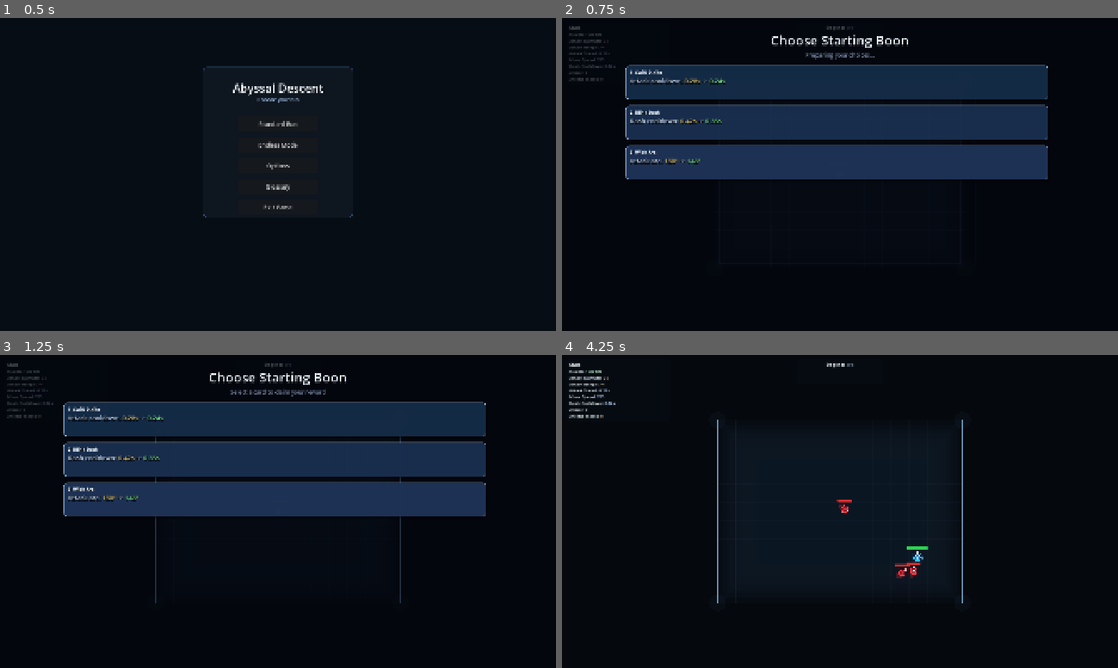
Above: before the commit, frames 1-4 (two rows, left to right).
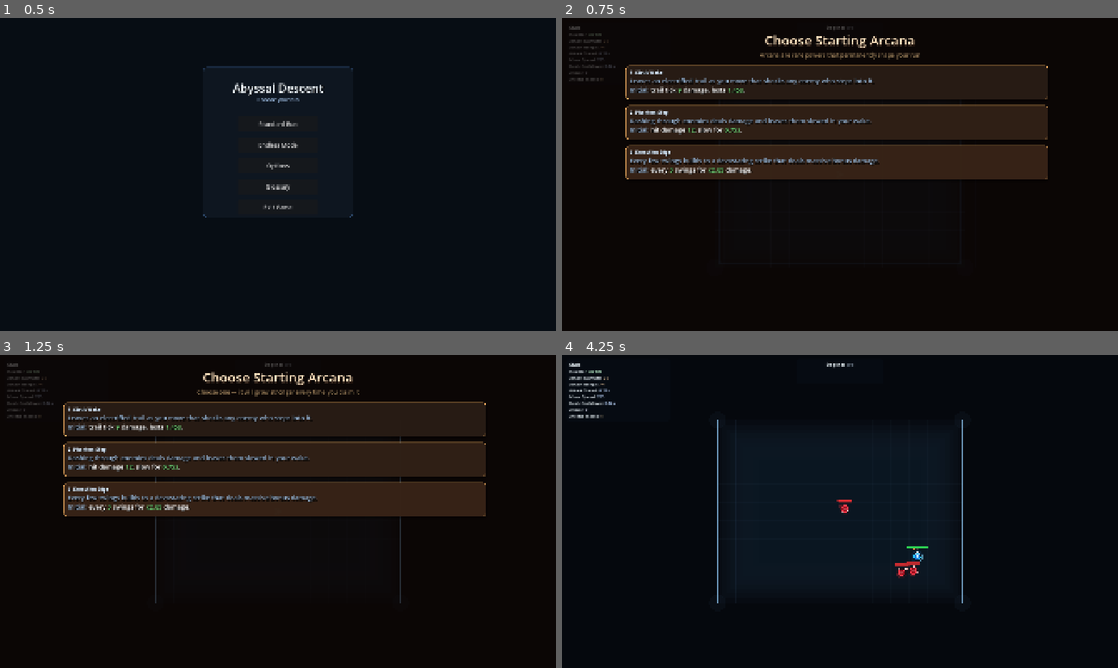
Above: after the commit, the same moments.

Repository: Excellund/AbyssalDescent
Game: Godot game, scene res://scenes/Menu.tscn
Same seed, same stepped clock (60 frames per second), same inputs: the game is played once before the commit and once after it. Sound files missing from this copy of the repository are replaced by a short silence.
Inputs (mouse positions are in pixels of both pictures, inside the frame that each line leads up to):
- Up to frame 1 (0.5 s): no input
- Up to frame 2 (0.75 s): click "Endless Mode" at 0.5 s
- Up to frame 3 (1.25 s): no input
- Up to frame 4 (4.25 s): tap Enter at 1.25 s; move the mouse to (962, 495) at 1.27 s; hold D (move_right) 1.28-2.03 s; click (962, 495) at 1.35 s; move the mouse to (728, 527) at 2.02 s; hold S (move_down) 2.03-2.78 s; tap Space (dash) at 2.1 s; move the mouse to (895, 442) at 2.77 s; hold D (move_right) 2.78-3.53 s; tap E (interact) at 2.85 s; move the mouse to (812, 574) at 3.52 s; hold W (move_up) from 3.53 s (still down); click (812, 574) at 3.6 s

Frame 1 is identical in both runs. In frame 2, 26% of the frame differs, in the area x 11-88%, y 5-52%; in frame 3, 26%; in frame 4, 0.2%.

Commit message:
Announce survival quota & fix arcana/boon init

Diff:
--- a/scenes/Main.tscn
+++ b/scenes/Main.tscn
@@ -10,6 +10,6 @@
 normal_room_music = ExtResource("2_rarhs")
 boss_room_music = ExtResource("3_vcsgt")
 music_volume_db = -50.0
-debug_start_power_ids = PackedStringArray("reaper_step", "phantom_step")
+debug_start_power_ids = PackedStringArray("razor_wind", "execution_edge")
 
 [node name="Player" parent="." unique_id=1831438957 instance=ExtResource("1_elqb8")]
--- a/scripts/world_generator.gd
+++ b/scripts/world_generator.gd
@@ -114,6 +114,7 @@
 var objective_kill_target: int = 0
 var objective_kills: int = 0
 var objective_overtime: bool = false
+var objective_survival_quota_announced: bool = false
 var objective_target_enemy: CharacterBody2D
 var objective_target_type: String = ""
 var objective_target_name: String = ""
@@ -207,9 +208,10 @@
 		_start_debug_selected_encounter(debug_start_encounter)
 		return
 	if debug_skip_starting_boon_selection:
+		pending_room_reward = ENUMS.RewardMode.BOON
 		_begin_room(_build_skirmish_profile(room_depth))
 	else:
-		_open_boon_selection("Choose Starting Boon", true, ENUMS.RewardMode.BOON)
+		_open_boon_selection("Choose Starting Arcana", true, ENUMS.RewardMode.ARCANA)
 
 func start_run_with_powers(power_ids: Array[String]) -> Dictionary:
 	var applied: Array[String] = []
@@ -511,7 +513,11 @@
 func _update_survival_objective_state(delta: float) -> void:
 	if choosing_next_room or run_cleared:
 		return
-	if objective_kills >= objective_kill_target and objective_kill_target > 0:
+	var quota_met := objective_kill_target > 0 and objective_kills >= objective_kill_target
+	if quota_met and not objective_survival_quota_announced and objective_time_left > 0.0 and not objective_overtime:
+		objective_survival_quota_announced = true
+		hud.show_banner("Kill Quota Fulfilled", "")
+	if objective_overtime and quota_met:
 		_complete_current_objective("Objective Complete", "Kill quota reached")
 		return
 	var pressure_floor := mini(18, 6 + int(floor(float(room_depth) * 0.6)) + objective_spawn_batch)
@@ -526,6 +532,9 @@
 		objective_spawn_timer = objective_spawn_interval
 		_spawn_survival_wave()
 	if objective_time_left <= 0.0 and not objective_overtime:
+		if quota_met:
+			_complete_current_objective("Objective Complete", "Survived the timer")
+			return
 		objective_overtime = true
 		objective_spawn_interval = maxf(0.45, objective_spawn_interval * 0.65)
 		objective_spawn_batch = mini(7, objective_spawn_batch + 1)
@@ -609,6 +618,7 @@
 	objective_target_enemy = null
 	objective_target_type = ""
 	objective_target_name = ""
+	objective_survival_quota_announced = false
 	objective_target_next_flee_index = 0
 	_clear_priority_target_dash_line()
 	_clear_all_enemies()
@@ -1137,6 +1147,7 @@
 	objective_kill_target = 0
 	objective_kills = 0
 	objective_overtime = false
+	objective_survival_quota_announced = false
 	objective_target_enemy = null
 	objective_target_type = ""
 	objective_target_name = ""
@@ -1171,6 +1182,7 @@
 		objective_kill_target = int(ceil(float(raw_kill_target) / 5.0)) * 5
 		objective_kills = 0
 		objective_overtime = false
+		objective_survival_quota_announced = false
 	elif active_objective_kind == "priority_target":
 		objective_target_type = ENCOUNTER_CONTRACTS.profile_objective_target_type(profile)
 		if objective_target_type.is_empty():
@@ -1297,6 +1309,7 @@
 		boons_taken.append(String(choice["name"]))
 	_set_combat_paused(false)
 	if is_initial:
+		pending_room_reward = ENUMS.RewardMode.BOON
 		_begin_room(_build_skirmish_profile(room_depth))
 	else:
 		_spawn_door_options()
